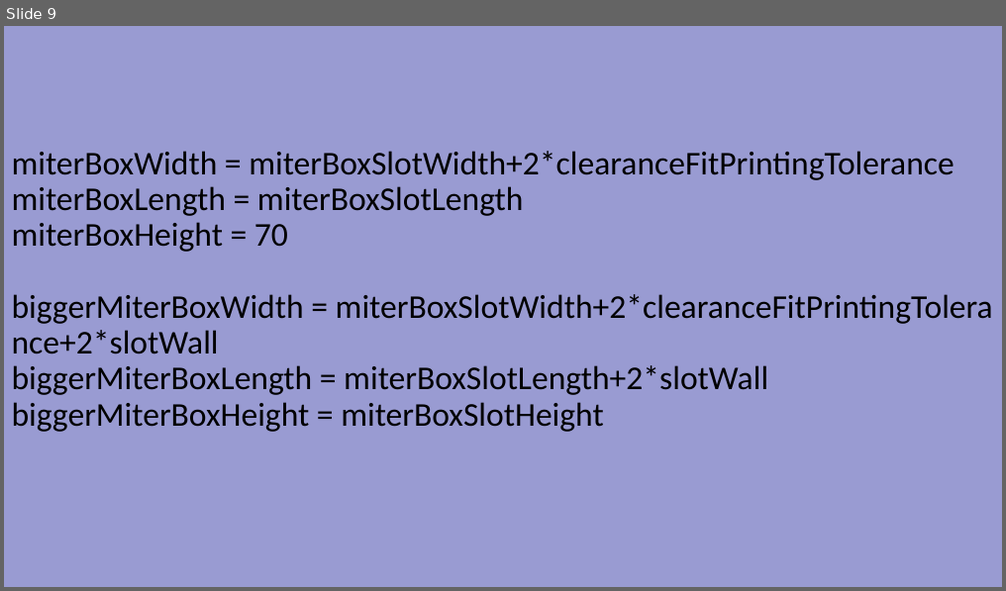
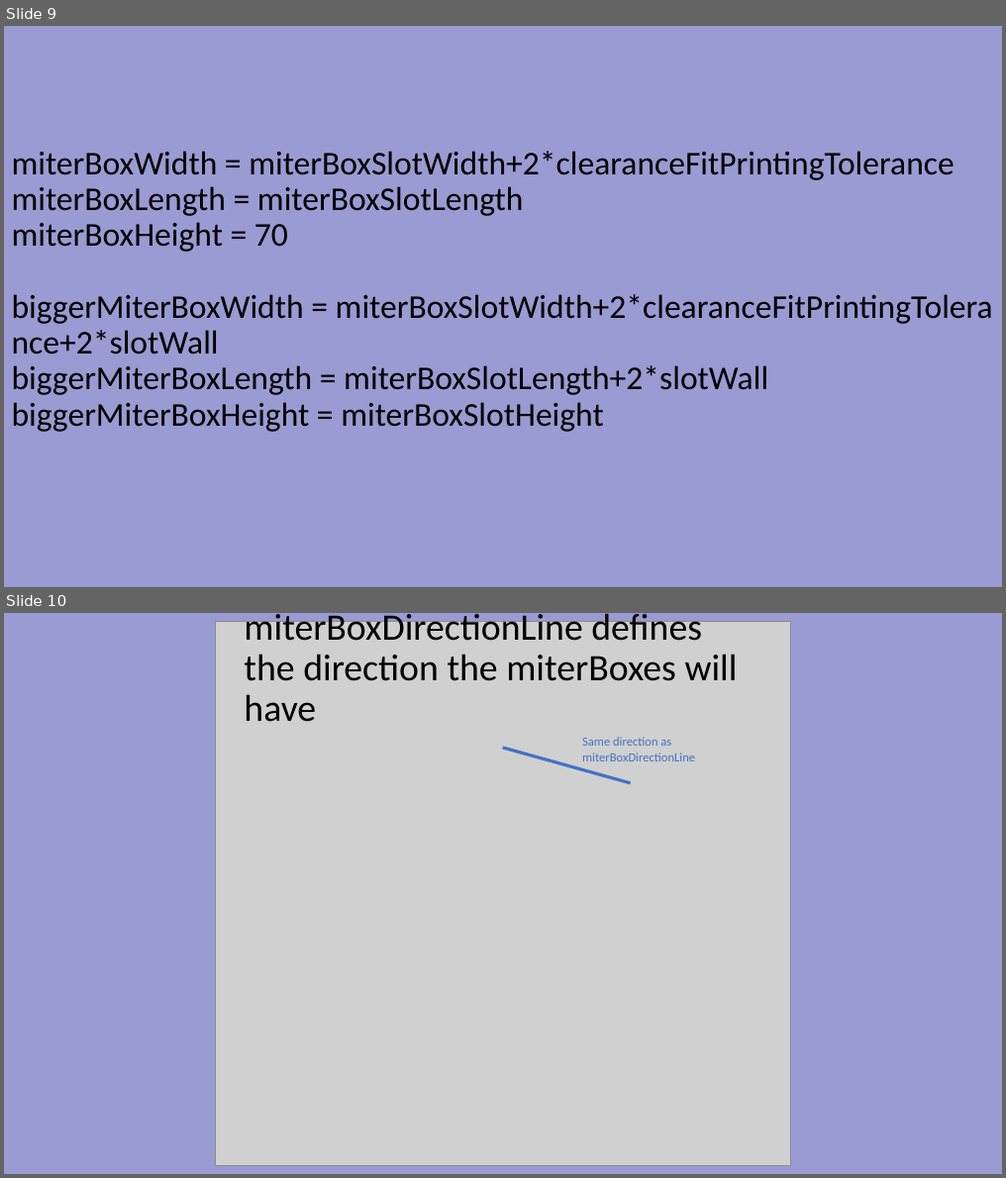
Before and after one commit to SlicerIGT/SlicerBoneReconstructionPlanner, a slide deck: Docs/Design.pptx. Shown one above the other, each under a label of ours: slide 9 before the commit, slides 9 and 10 after it. The pictures are 1006x591 and 1006x1178 pixels, drawn with LibreOffice and Linux fonts; fonts in the diff are those of the drawing; grey boxes stand for pictures. Boxes give left, top, right and bottom in pixels: in the first picture for what was removed or moved away, otherwise in the second. Text is boxed around its words. In the diff, an @@ line names an element or a change of style, - is before the commit and + after.

Commit message:
update documentation with explanation of miterBoxDirectionLine

```diff
--- a/Docs/Design.pptx
+++ b/Docs/Design.pptx
@@ slide 10 added at (x1=4, y1=613, x2=1002, y2=1174), background #999BD2 @@
@@ picture added at (x1=216, y1=621, x2=791, y2=1166) @@
@@ title added at (x1=244, y1=613, x2=738, y2=722), 36 pt, text #000000 @@
+miterBoxDirectionLine defines the direction the miterBoxes will have
@@ line added from (503, 748) to (631, 783), #4472C4 3 pt @@
@@ text added at (x1=582, y1=737, x2=695, y2=761), 12 pt, text #4472C4 @@
+Same direction as miterBoxDirectionLine
```
